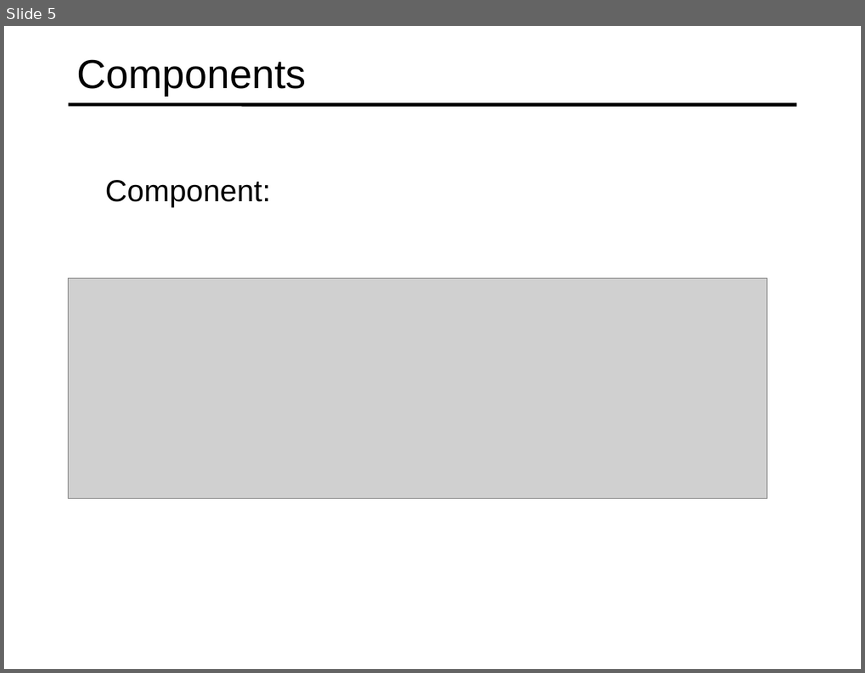
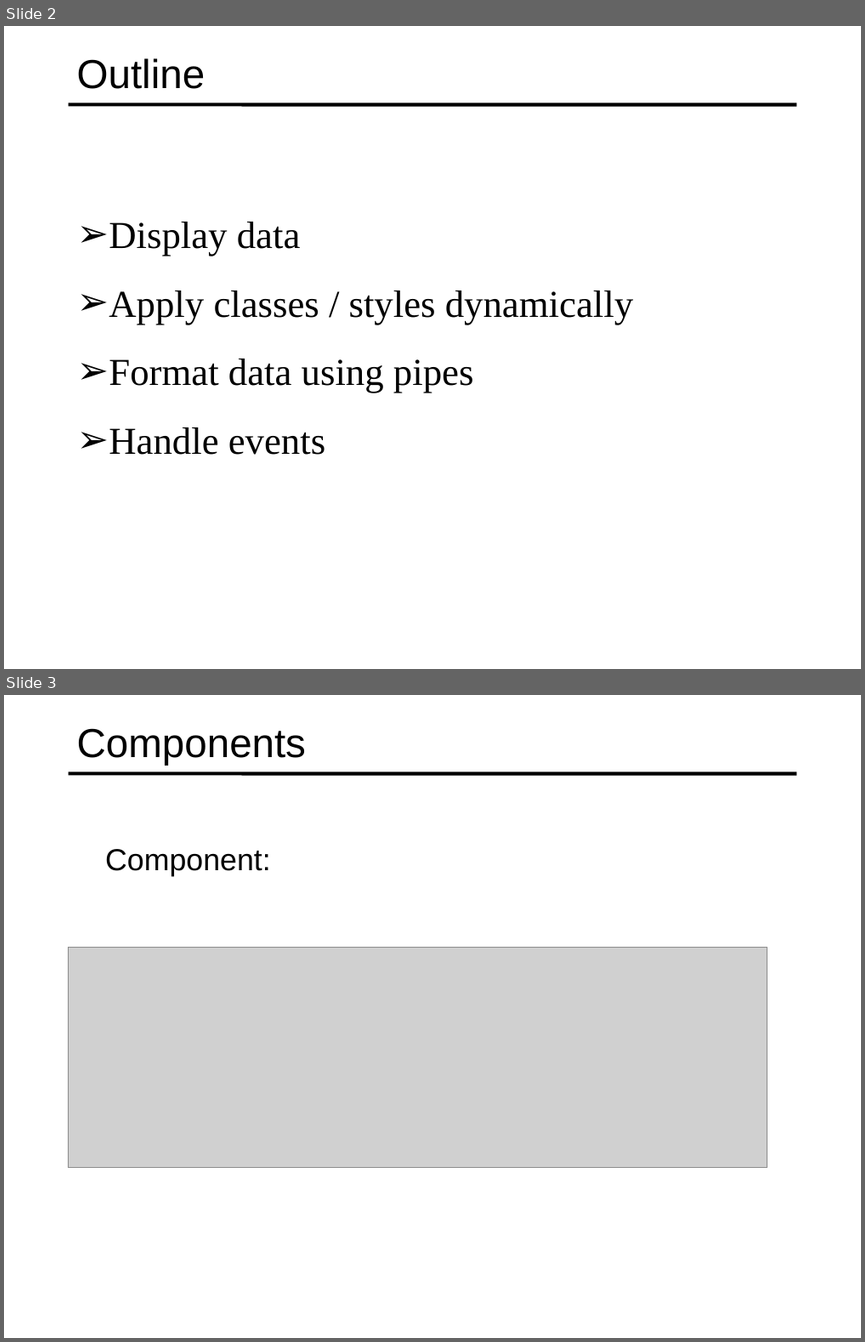
Before and after one commit to specter01wj/Jago_Link_Training, a slide deck: Angular/Angular7/Angular Advanced Course/Essentials/2.Displaying Data and Handling Events/L2_Displaying Data and Handling Events.ppt. Shown one above the other, each under a label of ours: slide 5 before the commit, slides 2 and 3 after it. The pictures are 865x673 and 865x1342 pixels, drawn with LibreOffice and Linux fonts; fonts in the diff are those of the drawing; grey boxes stand for pictures. Boxes give left, top, right and bottom in pixels: in the first picture for what was removed or moved away, otherwise in the second. Text is boxed around its words. In the diff, an @@ line names an element or a change of style, - is before the commit and + after.

```diff
--- a/Angular/Angular7/Angular Advanced Course/Essentials/2.Displaying Data and Handling Events/L2_Displaying Data and Handling Events.ppt
+++ b/Angular/Angular7/Angular Advanced Course/Essentials/2.Displaying Data and Handling Events/L2_Displaying Data and Handling Events.ppt
@@ slide 2 added at <box>4,26,861,669</box>, background #FFFFFF; not listed: 1 template element that a slide beside it also shows @@
@@ title added at <box>77,58,205,89</box>, 34 pt, text #000000 @@
+Outline
@@ text added at <box>109,222,633,454</box>, 32 pt, text #000000 @@
+➢ Display data
+➢ Apply classes / styles dynamically
+➢ Format data using pipes
+➢ Handle events
@@ what was slide 5 is now slide 3 @@
```
Also in this commit, not shown: 1 slide changed, 3 slides removed, 1 other file.
